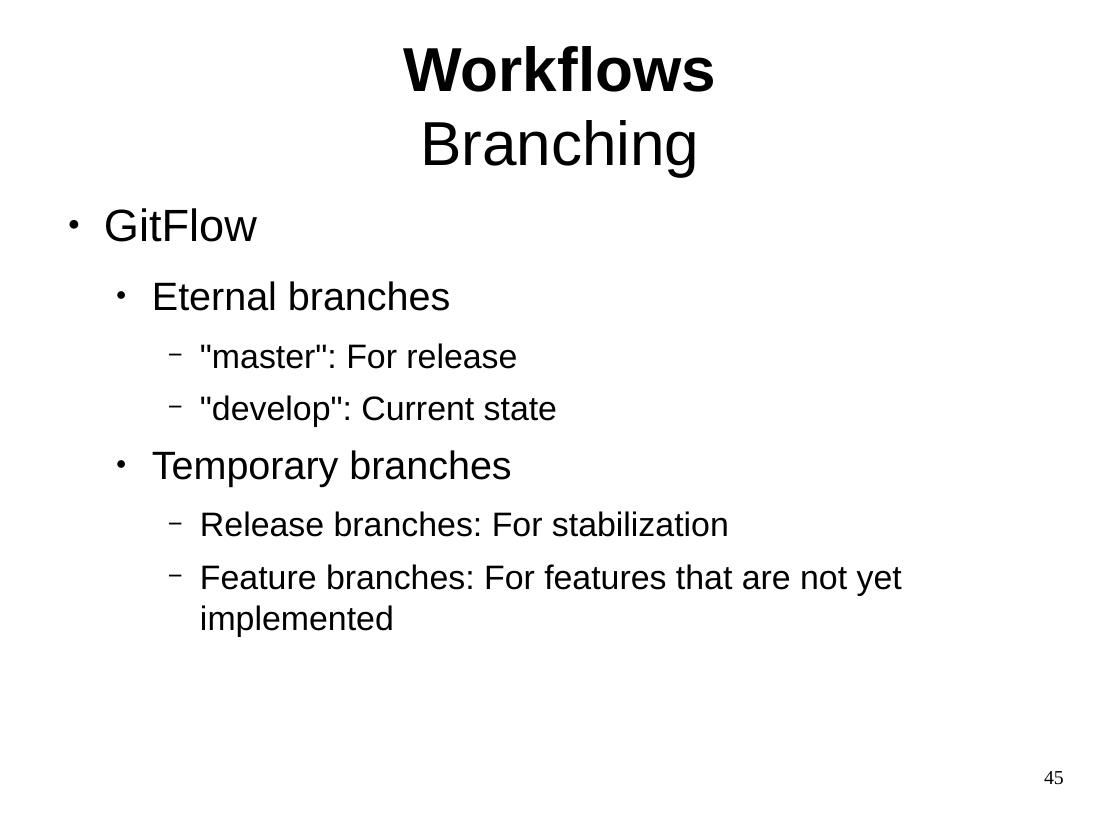
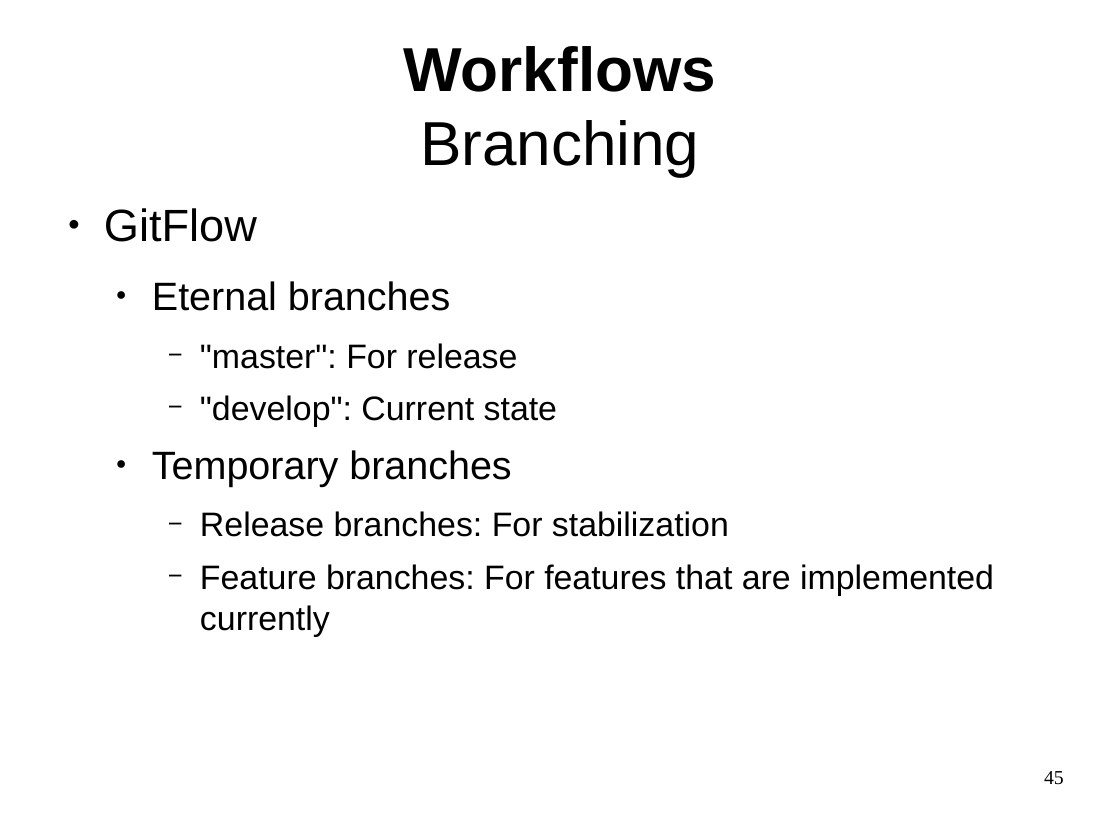
Before and after one commit to philpackmohr/git-paper, a slide deck: slide 45 of git-presentation.odp. Drawn at 1120x840 pixels with LibreOffice and Linux fonts; fonts in the diff are those of the drawing. Boxes give left, top, right and bottom in pixels: in the first picture for what was removed or moved away, otherwise in the second. Text is boxed around its words. In the diff, an @@ line names an element or a change of style, - is before the commit and + after.

```diff
--- a/git-presentation.odp
+++ b/git-presentation.odp
@@ text at (x1=200, y1=564, x2=994, y2=636): text changed @@
-    − Feature branches: For features that are not yet implemented
+    − Feature branches: For features that are implemented currently
```
Also in this commit, not shown: 6 other slides changed, 1 other file.
